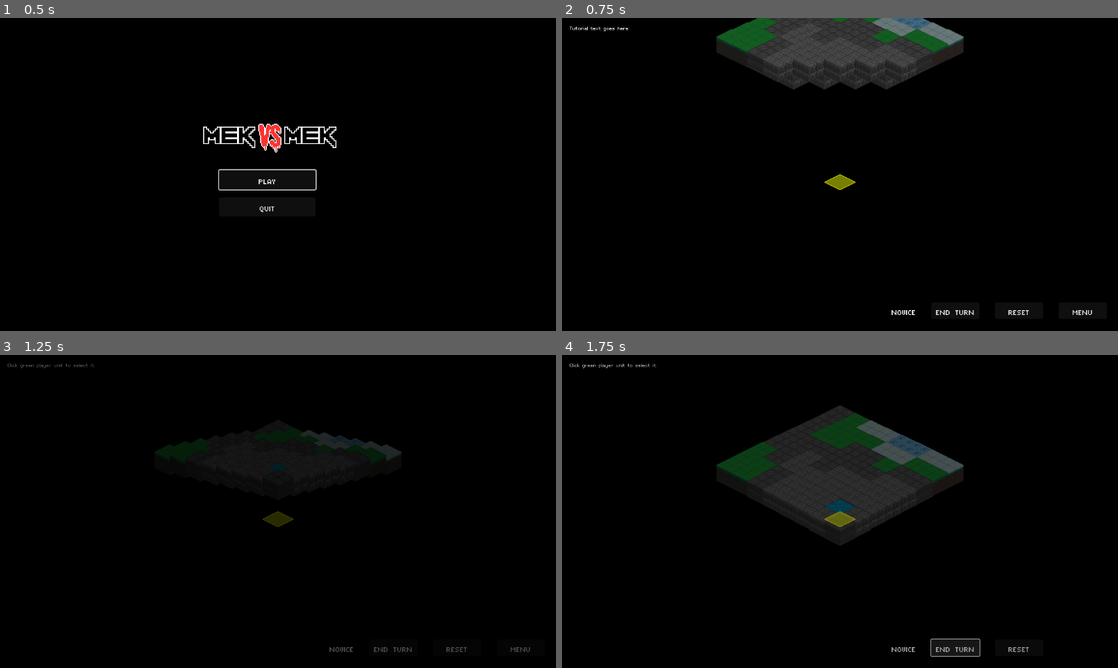
Above: before the commit, frames 1-4 (two rows, left to right).
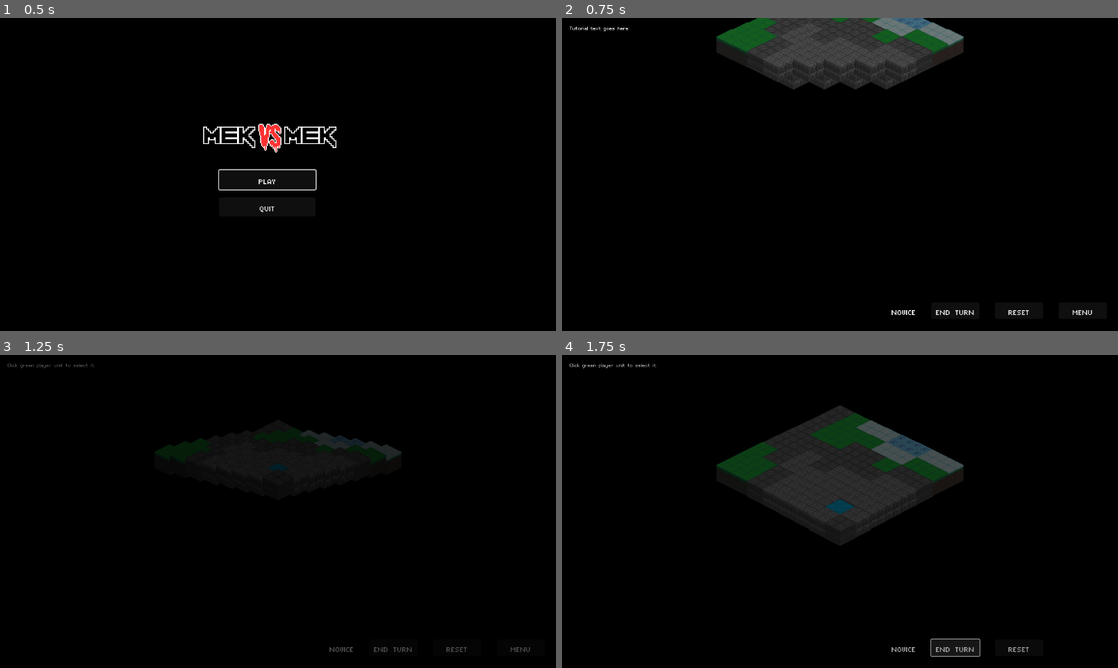
Above: after the commit, the same moments.

Repository: Tekknobot/Terrain
Game: Godot game, scene res://Scenes/TitleScreen.tscn
Same seed, same stepped clock (60 frames per second), same inputs: the game is played once before the commit and once after it. Sound files missing from this copy of the repository are replaced by a short silence.
Inputs:
- Up to frame 1 (0.5 s): no input
- Up to frame 2 (0.75 s): click "PLAY" at 0.5 s
- Up to frame 3 (1.25 s): no input
- Up to frame 4 (1.75 s): click "END TURN" at 1.25 s

Frame 1 is identical in both runs. In frame 2, 0.2% of the frame differs, in the area x 47-53%, y 50-56%; in frame 3, 0.1%; in frame 4, 0.2%.

Commit message:
Refactor and build.

Diff:
--- a/Scripts/HoverTile.gd
+++ b/Scripts/HoverTile.gd
@@ -7,6 +7,7 @@
 var current_tile: Vector2i = Vector2i(-1, -1)
 
 func _ready():
+	visible = false
 	# If we have a texture assigned, set it.
 	if highlight_texture:
 		texture = highlight_texture
@@ -14,6 +15,8 @@
 	z_index = 0
 	# Ensure _process runs every frame.
 	set_process(true)
+	await get_tree().create_timer(4).timeout
+	visible = true
 
 func _process(delta):
 	# If the tilemap hasn't been assigned, there's nothing to do.
--- a/Scripts/TileMap.gd
+++ b/Scripts/TileMap.gd
@@ -325,7 +325,7 @@
 func fade_in_tilemap():
 	# 1) tween the alpha up to 1 over 2 seconds
 	var fade_tween = create_tween()
-	fade_tween.tween_property(tilemap, "modulate:a", 1.0, 0.1)
+	fade_tween.tween_property(tilemap, "modulate:a", 1.0, 1)
 
 	# 2) wait for it to finish before doing anything else
 	fade_tween.finished
